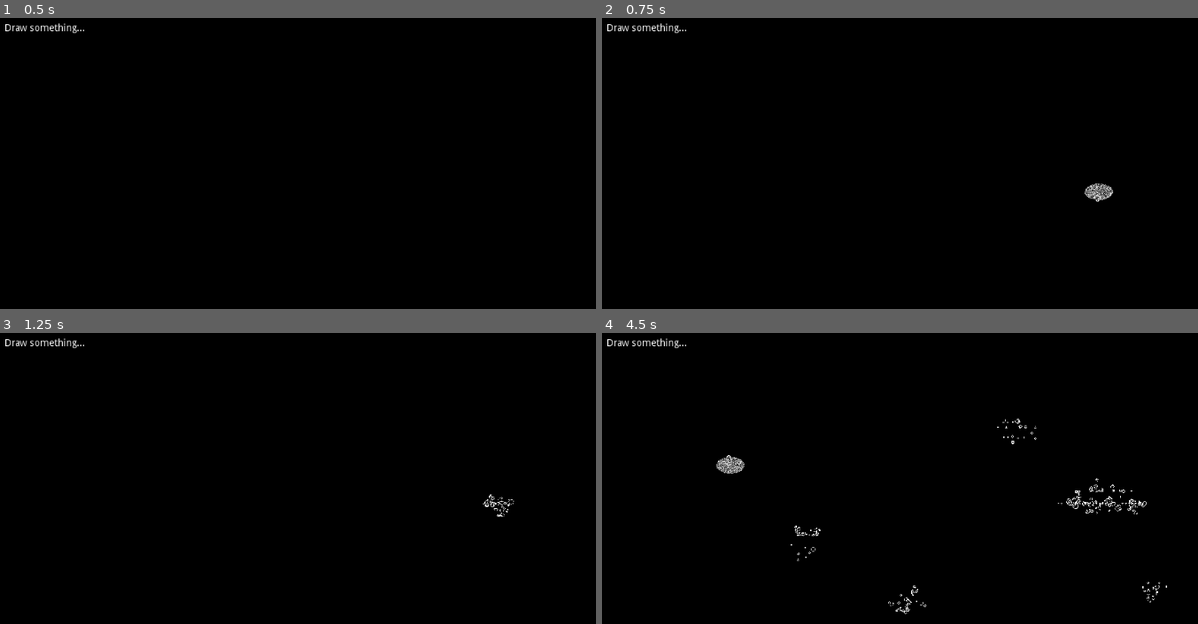
Above: before the commit, frames 1-4 (two rows, left to right).
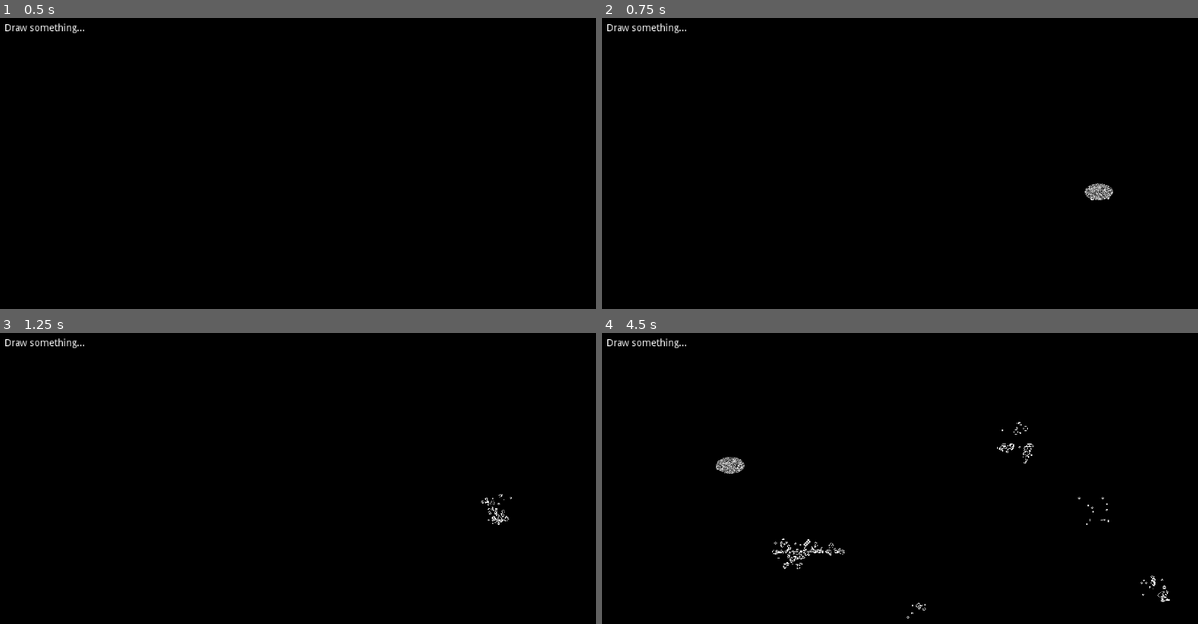
Above: after the commit, the same moments.

Repository: tavurth/godot-game-of-life
Game: Godot game, scene res://GameOfLife.tscn
Same seed, same stepped clock (60 frames per second), same inputs: the game is played once before the commit and once after it.
Inputs (mouse positions are in pixels of both pictures, inside the frame that each line leads up to):
- Up to frame 1 (0.5 s): no input
- Up to frame 2 (0.75 s): tap Enter at 0.5 s; move the mouse to (1096, 192) at 0.52 s; click (1096, 192) at 0.67 s
- Up to frame 3 (1.25 s): no input
- Up to frame 4 (4.5 s): move the mouse to (798, 548) at 1.27 s; click (798, 548) at 1.42 s; move the mouse to (1013, 437) at 2.02 s; click (1013, 437) at 2.17 s; move the mouse to (905, 609) at 2.77 s; click (905, 609) at 2.92 s; move the mouse to (1156, 589) at 3.52 s; click (1156, 589) at 3.67 s; move the mouse to (733, 466) at 4.27 s; click (733, 466) at 4.42 s

Frame 1 is identical in both runs. In frame 2, 0.2% of the frame differs, in the area x 80-86%, y 56-64%; in frame 3, 0.2%; in frame 4, 1.3%, in the area x 19-96%, y 29-99%.

Commit message:
Simplify

Diff:
--- a/GameOfLife.tscn
+++ b/GameOfLife.tscn
@@ -8,9 +8,6 @@
 shader_param/mouse_pressed = false
 shader_param/mouse_position = Vector2( 0, 0 )
 
-[sub_resource type="ViewportTexture" id=2]
-viewport_path = NodePath("VBoxContainer/ViewportContainer/Viewport")
-
 [node name="GameOfLife" type="Control"]
 anchor_right = 1.0
 anchor_bottom = 1.0
@@ -18,48 +15,25 @@
 "_edit_use_anchors_": false
 }
 
-[node name="VBoxContainer" type="VBoxContainer" parent="."]
-anchor_right = 1.0
-anchor_bottom = 1.0
-size_flags_horizontal = 3
-size_flags_vertical = 3
-__meta__ = {
-"_edit_lock_": true,
-"_edit_use_anchors_": false
-}
-
-[node name="ViewportContainer" type="ViewportContainer" parent="VBoxContainer"]
+[node name="ViewportContainer" type="ViewportContainer" parent="."]
 margin_right = 1024.0
 margin_bottom = 600.0
 size_flags_horizontal = 3
 size_flags_vertical = 3
 stretch = true
 
-[node name="Viewport" type="Viewport" parent="VBoxContainer/ViewportContainer"]
+[node name="Viewport" type="Viewport" parent="ViewportContainer"]
 size = Vector2( 1024, 600 )
 handle_input_locally = false
 render_target_clear_mode = 2
 render_target_update_mode = 3
 
-[node name="CanvasLayer" type="CanvasLayer" parent="VBoxContainer/ViewportContainer/Viewport"]
-
-[node name="InputArea" type="ColorRect" parent="VBoxContainer/ViewportContainer/Viewport/CanvasLayer"]
+[node name="InputArea" type="ColorRect" parent="ViewportContainer/Viewport"]
 material = SubResource( 1 )
 anchor_right = 1.0
 anchor_bottom = 1.0
-size_flags_horizontal = 3
-size_flags_vertical = 3
 script = ExtResource( 2 )
 __meta__ = {
-"_edit_use_anchors_": false
-}
-
-[node name="TextureRect" type="TextureRect" parent="."]
-anchor_right = 1.0
-anchor_bottom = 1.0
-texture = SubResource( 2 )
-__meta__ = {
-"_edit_lock_": true,
 "_edit_use_anchors_": false
 }
 
--- a/InputArea.gd
+++ b/InputArea.gd
@@ -13,4 +13,8 @@
 	if event is InputEventMouseMotion:
 		var pos = event.position
 
+		# Since we're using a control the Y-axis is inverted
+		# Here we'll flip it back to how it should be
+		pos.y = get_viewport_rect().size.y - pos.y
+
 		self.material.set_shader_param("mouse_position", pos)
Not shown: 1 places in GameOfLife.tscn that only renumber resources
